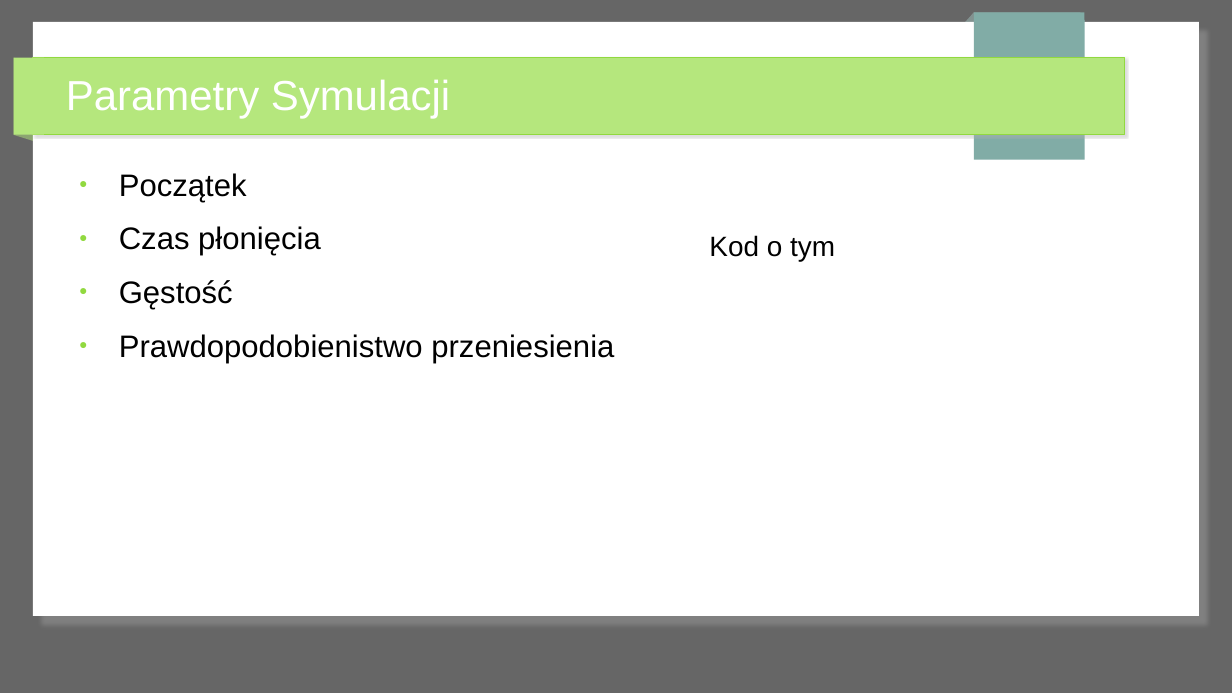
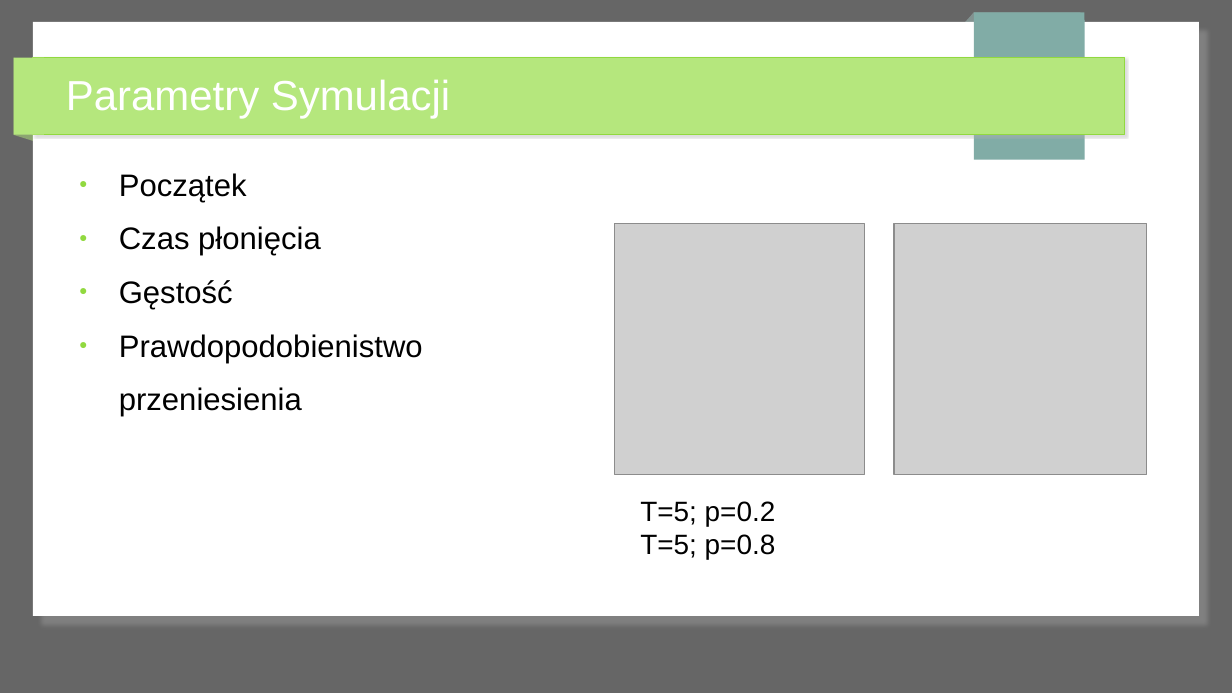
Before and after one commit to Kac-S/symulacja_pozaru_lasu, a slide deck: slide 6 of prezentacja_las.odp. Drawn at 1232x693 pixels with LibreOffice and Linux fonts; fonts in the diff are those of the drawing; grey boxes stand for pictures. Boxes give left, top, right and bottom in pixels: in the first picture for what was removed or moved away, otherwise in the second. Text is boxed around its words. In the diff, an @@ line names an element or a change of style, - is before the commit and + after.

```diff
--- a/prezentacja_las.odp
+++ b/prezentacja_las.odp
@@ picture added at <box>615,224,864,475</box> @@
@@ text removed at <box>709,235,835,262</box> @@
-Kod o tym
@@ picture added at <box>894,224,1147,475</box> @@
@@ text at <box>119,334,423,417</box>: text changed @@
-● Prawdopodobienistwo przeniesienia
+● Prawdopodobienistwo
+przeniesienia
@@ text added at <box>640,501,776,559</box>, 18 pt, text #000000 @@
+T=5; p=0.2 T=5; p=0.8
```
Also in this commit, not shown: 5 other slides changed, 2 other files.
